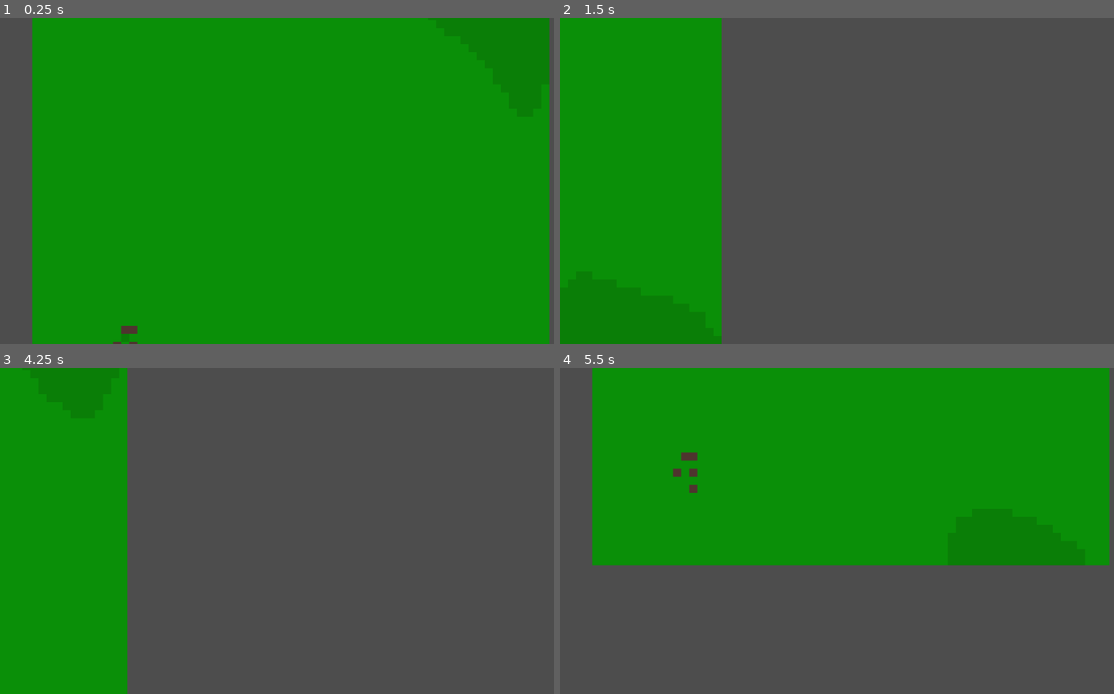
Above: before the commit, frames 1-4 (two rows, left to right).
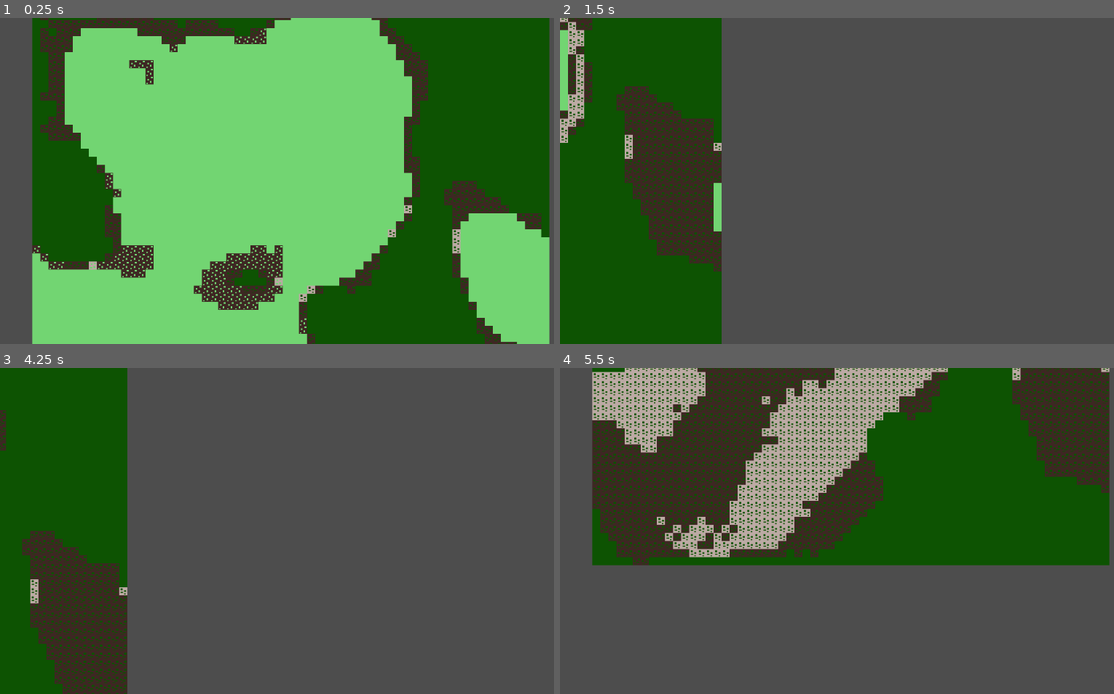
Above: after the commit, the same moments.

Repository: bingecraft-net/sandbox
Game: Godot game, scene res://scenes/game.tscn
The game is run twice, just before and just after one commit, with the same random seed, the same clock (stepped at 60 frames per second) and the same inputs.
Inputs:
- Up to frame 1 (0.25 s): no input
- Up to frame 2 (1.5 s): hold Right (ui_right) 0.53-1.28 s; hold Down (ui_down) from 1.28 s (still down)
- Up to frame 3 (4.25 s): release Down (ui_down) at 2.03 s; hold Right (ui_right) 2.03-2.78 s; tap Enter at 2.75 s; hold Up (ui_up) 2.78-3.53 s; tap Space at 3.5 s; hold Left (ui_left) from 3.53 s (still down)
- Up to frame 4 (5.5 s): release Left (ui_left) at 5.03 s; hold Down (ui_down) from 5.03 s (still down)

The runs differ from the first frame. In frame 1, 93% of the frame differs, in the area x 5-100%, y 0-100%; in frame 2, 29%; in frame 3, 23%; in frame 4, 57%.

Commit message:
make it dope

Diff:
--- a/scripts/game.gd
+++ b/scripts/game.gd
@@ -2,40 +2,36 @@
 
 @export var grid_size: int = 64
 @export var noise: FastNoiseLite = FastNoiseLite.new()
-@export var energy_density_average = 0.75
-@export var energy_density_deviation = 0.5
+@export var dt: float = 0.125
 
 @onready var tile_map_layer: TileMapLayer = $TileMapLayer
 
 var grid: Array[Array] = []
-var crs: CoordinateReferenceSystem = CoordinateReferenceSystem.new()
+var next_grid: Array[Array] = []
+var crs: CoordinateReferenceSystem = CoordinateReferenceSystem.new(grid_size)
 
 
 func _ready() -> void:
-	crs.grid_size = grid_size
 	for x in range(grid_size):
 		grid.append([])
+		next_grid.append([])
 		for y in range(grid_size):
-			var energy_density = energy_density_average + noise.get_noise_2d(x, y) * energy_density_deviation
+			var sample = noise.get_noise_2d(x, y)
+			var energy_density = 4 * clamp(sample, 0, 1)
 			var value = Cell.new(energy_density, 0.)
 			grid[x].append(value)
-
-			var coords = crs.forward(x, y)
-			var atlas_coords = classify(value)
-			tile_map_layer.set_cell(coords, 0, atlas_coords)
+			next_grid[x].append(Cell.new())
 
 
 func _process(delta: float) -> void:
-	var e_total = 0
-	var next_grid: Array[Array] = []
 	for x in range(grid_size):
-		next_grid.append([])
 		for y in range(grid_size):
 			var current_value: Cell = grid[x][y]
 			var e = current_value.energy_density
 			var m = current_value.mass_density
 
-			var laplacian = 0.
+			var e_laplacian = 0.
+
 			for dx in range(-1, 2):
 				for dy in range(-1, 2):
 					if dx == 0 and dy == 0:
@@ -43,35 +39,41 @@
 					var neighbor_x = (x + dx + grid_size) % grid_size
 					var neighbor_y = (y + dy + grid_size) % grid_size
 					var neighbor_value = grid[neighbor_x][neighbor_y]
-					laplacian += (neighbor_value.energy_density - current_value.energy_density) / 8.
+					e_laplacian += (neighbor_value.energy_density - e)
 
-			e += laplacian / 8.
+			e += e_laplacian * dt
 
-			if e > 1. and e < 1.001:
-				e -= 1.
-				m += 1.
+			if abs(e - 1.) < 0.01:
+				e -= 0.01
+				m += 0.01
 
-			next_grid[x].append(Cell.new(e, m))
-			e_total += e
+			var next_value: Cell = next_grid[x][y]
+			next_value.energy_density = e
+			next_value.mass_density = m
 
 			var coords = crs.forward(x, y)
-			var atlas_coords = classify(current_value)
+			var atlas_coords = classify(next_value)
 			tile_map_layer.set_cell(coords, 0, atlas_coords)
 
+	var	old_grid = grid
 	grid = next_grid
+	next_grid = old_grid
 
 
 class CoordinateReferenceSystem:
 	var grid_size: int
+
+	func _init(s: int = 1):
+		grid_size = s
+
 	func forward(x: float, y: float) -> Vector2i:
 		return Vector2i(x, y) - Vector2i.ONE * grid_size / 2
 
 
 func classify(value: Cell) -> Vector2i:
-	var e = value.energy_density * 4
+	var e = value.energy_density
 	var m = value.mass_density
-	if m > 0:
-		return Vector2i.DOWN * 2
-	if e > 0:
-		return Vector2i.DOWN + Vector2i.RIGHT * min(7, int(e))
-	return Vector2i.ZERO
+	return Vector2i(
+		0 if e <= 0 else 1 if e <= 1. else 2,
+		0 if m <= 0 else 1 if m <= .1 else 2,
+	)
Binary file changed: sprites/atlas.aseprite
Binary file changed: sprites/atlas.png
